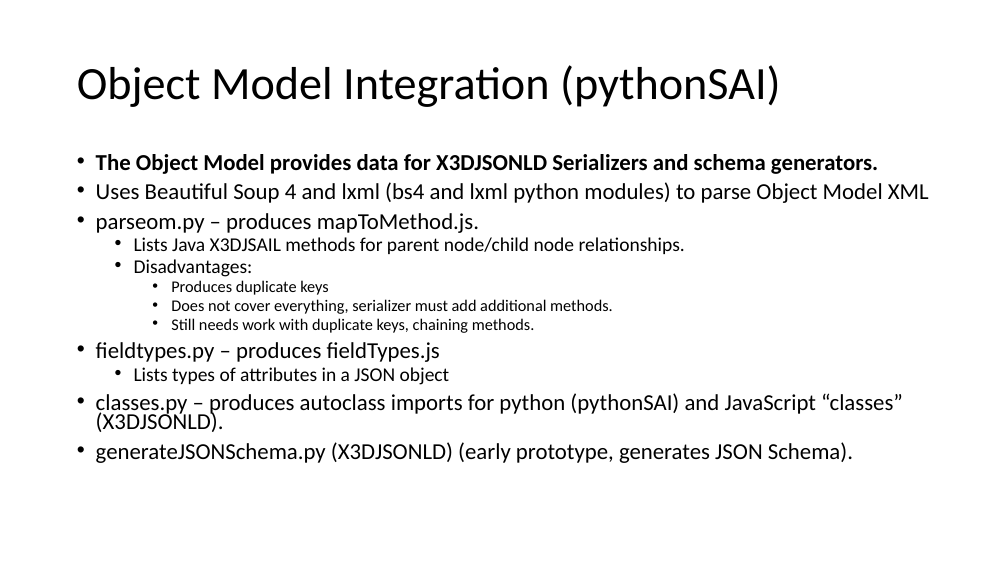
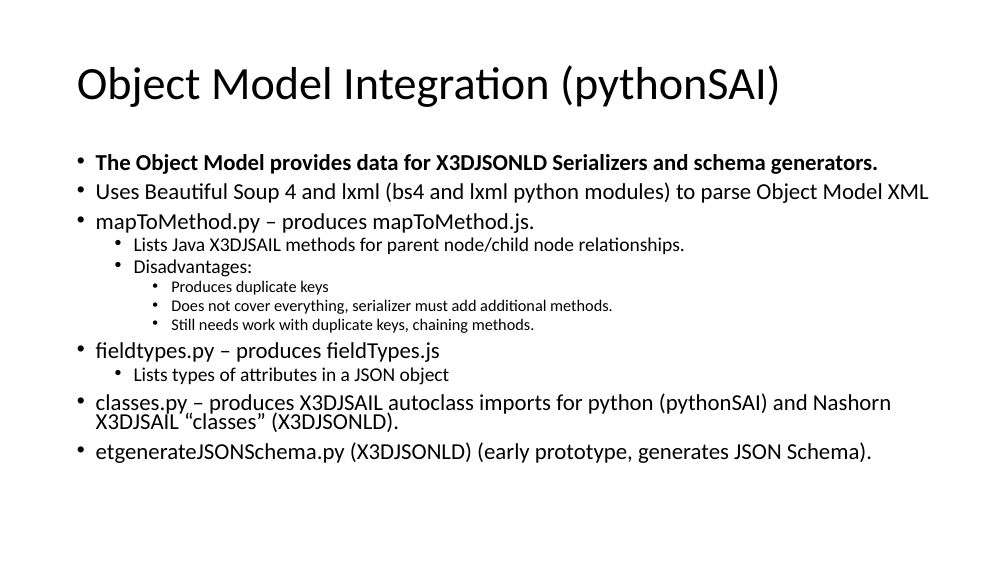
Before and after one commit to coderextreme/X3DJSONLD, a slide deck: slide 20 of doc/X3DJSONLoaderTutorial.pptx (slide 10 before the commit). Drawn at 1008x567 pixels with LibreOffice and Linux fonts; fonts in the diff are those of the drawing. Boxes give left, top, right and bottom in pixels: in the first picture for what was removed or moved away, otherwise in the second. Text is boxed around its words. In the diff, an @@ line names an element or a change of style, - is before the commit and + after.

```diff
--- a/doc/X3DJSONLoaderTutorial.pptx
+++ b/doc/X3DJSONLoaderTutorial.pptx
@@ text at (96,213,534,233): text changed @@
-• parseom.py – produces mapToMethod.js.
+• mapToMethod.py – produces mapToMethod.js.
@@ text at (96,393,891,463): text changed @@
-• classes.py – produces autoclass imports for python (pythonSAI) and JavaScript “classes” (X3DJSONLD).
-• generateJSONSchema.py (X3DJSONLD) (early prototype, generates JSON Schema).
+• classes.py – produces X3DJSAIL autoclass imports for python (pythonSAI) and Nashorn X3DJSAIL “classes” (X3DJSONLD).
+• etgenerateJSONSchema.py (X3DJSONLD) (early prototype, generates JSON Schema).
```
Also in this commit, not shown: 5 other slides changed, 10 slides added, 15 other files.
